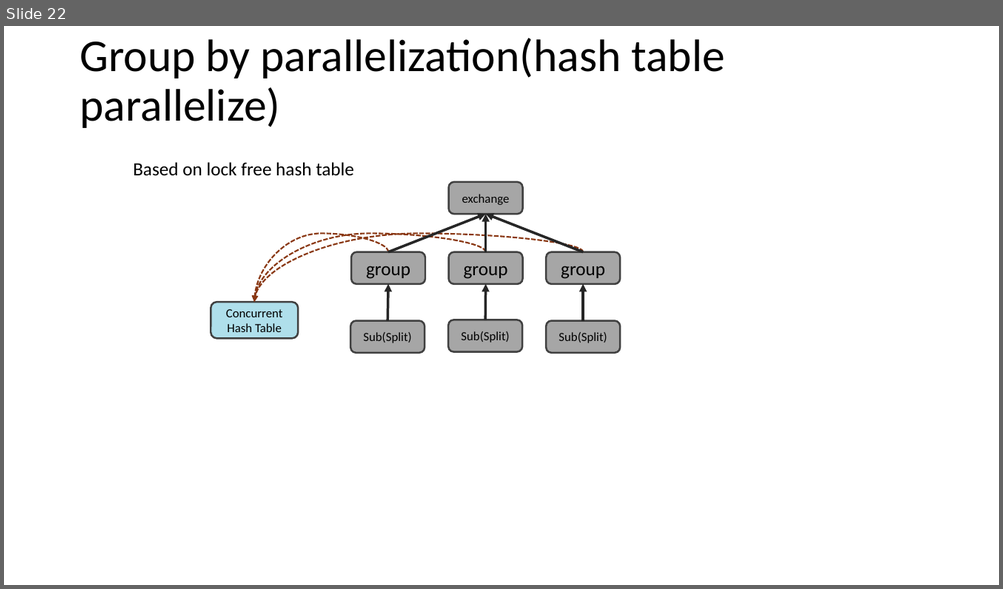
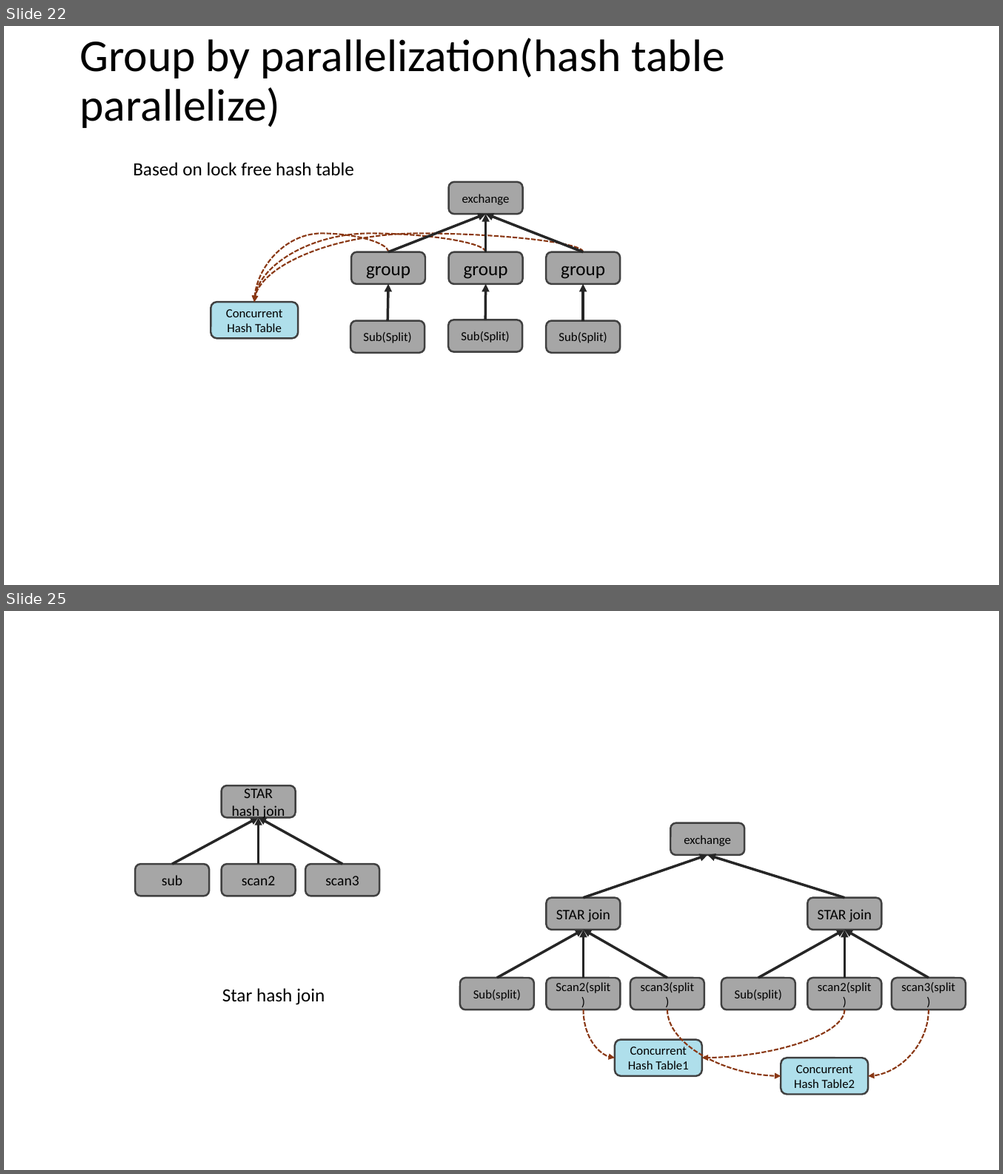
Before and after one commit to scott-zgeng/thor, a slide deck: doc/thor architecture.pptx. Shown one above the other, each under a label of ours: slide 22 before the commit, slides 22 and 25 after it; the slides between them are not shown. The pictures are 1003x589 and 1003x1174 pixels, drawn with LibreOffice and Linux fonts; fonts in the diff are those of the drawing. Boxes give left, top, right and bottom in pixels: in the first picture for what was removed or moved away, otherwise in the second. Text is boxed around its words. In the diff, an @@ line names an element or a change of style, - is before the commit and + after.

```diff
--- a/doc/thor architecture.pptx
+++ b/doc/thor architecture.pptx
@@ slide 25 added at bbox=[4, 611, 999, 1170], background #FFFFFF @@
@@ rounded rectangle added at bbox=[221, 786, 295, 817], fill #A6A6A6, outline #404040 1.75 pt, 14 pt, text #000000 @@
+STAR hash join
@@ arrow added from (172, 864) to (259, 817), #262626 2.5 pt @@
@@ arrow added from (259, 864) to (259, 817), #262626 2.5 pt @@
@@ arrow added from (343, 864) to (259, 817), #262626 2.5 pt @@
@@ rounded rectangle added at bbox=[670, 823, 744, 855], fill #A6A6A6, outline #404040 1.75 pt, 12 pt, text #000000 @@
+exchange
@@ rounded rectangle added at bbox=[135, 864, 209, 896], fill #A6A6A6, outline #404040 1.75 pt, 14 pt, text #000000 @@
+sub
@@ rounded rectangle added at bbox=[221, 864, 295, 896], fill #A6A6A6, outline #404040 1.75 pt, 14 pt, text #000000 @@
+scan2
@@ rounded rectangle added at bbox=[305, 864, 379, 896], fill #A6A6A6, outline #404040 1.75 pt, 14 pt, text #000000 @@
+scan3
@@ arrow added from (583, 898) to (708, 855), #262626 2.5 pt @@
@@ arrow added from (844, 898) to (708, 855), #262626 2.5 pt @@
@@ rounded rectangle added at bbox=[546, 898, 620, 931], fill #A6A6A6, outline #404040 1.75 pt, 14 pt, text #000000 @@
+STAR join
@@ rounded rectangle added at bbox=[808, 898, 882, 931], fill #A6A6A6, outline #404040 1.75 pt, 14 pt, text #000000 @@
+STAR join
@@ arrow added from (497, 978) to (583, 930), #262626 2.5 pt @@
@@ arrow added from (583, 978) to (583, 930), #262626 2.5 pt @@
@@ arrow added from (667, 978) to (583, 930), #262626 2.5 pt @@
@@ arrow added from (758, 978) to (844, 930), #262626 2.5 pt @@
@@ arrow added from (844, 978) to (844, 930), #262626 2.5 pt @@
@@ arrow added from (928, 978) to (844, 930), #262626 2.5 pt @@
@@ rounded rectangle added at bbox=[460, 978, 534, 1010], fill #A6A6A6, outline #404040 1.75 pt, 12 pt, text #000000 @@
+Sub(split)
@@ rounded rectangle added at bbox=[546, 978, 620, 1010], fill #A6A6A6, outline #404040 1.75 pt, 12 pt, text #000000 @@
+Scan2(split)
@@ rounded rectangle added at bbox=[630, 978, 704, 1010], fill #A6A6A6, outline #404040 1.75 pt, 12 pt, text #000000 @@
+scan3(split)
@@ rounded rectangle added at bbox=[721, 978, 795, 1010], fill #A6A6A6, outline #404040 1.75 pt, 12 pt, text #000000 @@
+Sub(split)
@@ rounded rectangle added at bbox=[808, 978, 882, 1010], fill #A6A6A6, outline #404040 1.75 pt, 12 pt, text #000000 @@
+scan2(split)
@@ rounded rectangle added at bbox=[891, 978, 965, 1010], fill #A6A6A6, outline #404040 1.75 pt, 12 pt, text #000000 @@
+scan3(split)
@@ text added at bbox=[222, 988, 324, 1005], 18 pt, text #000000 @@
+Star hash join
@@ curved arrow added from (583, 1010) to (614, 1058), #893713 1.5 pt dashed @@
@@ curved arrow added from (667, 1010) to (781, 1076), #893713 1.5 pt dashed @@
@@ curved arrow added from (844, 1010) to (702, 1058), #893713 1.5 pt dashed @@
@@ curved arrow added from (928, 1010) to (868, 1076), #893713 1.5 pt dashed @@
@@ rounded rectangle added at bbox=[614, 1040, 702, 1076], fill #AFDFEB, outline #404040 1.75 pt, 12 pt, text #000000 @@
+Concurrent Hash Table1
@@ rounded rectangle added at bbox=[781, 1058, 868, 1094], fill #AFDFEB, outline #404040 1.75 pt, 12 pt, text #000000 @@
+Concurrent Hash Table2
```
Also in this commit, not shown: 2 slides changed, 1 other slide added, 1 other file.
